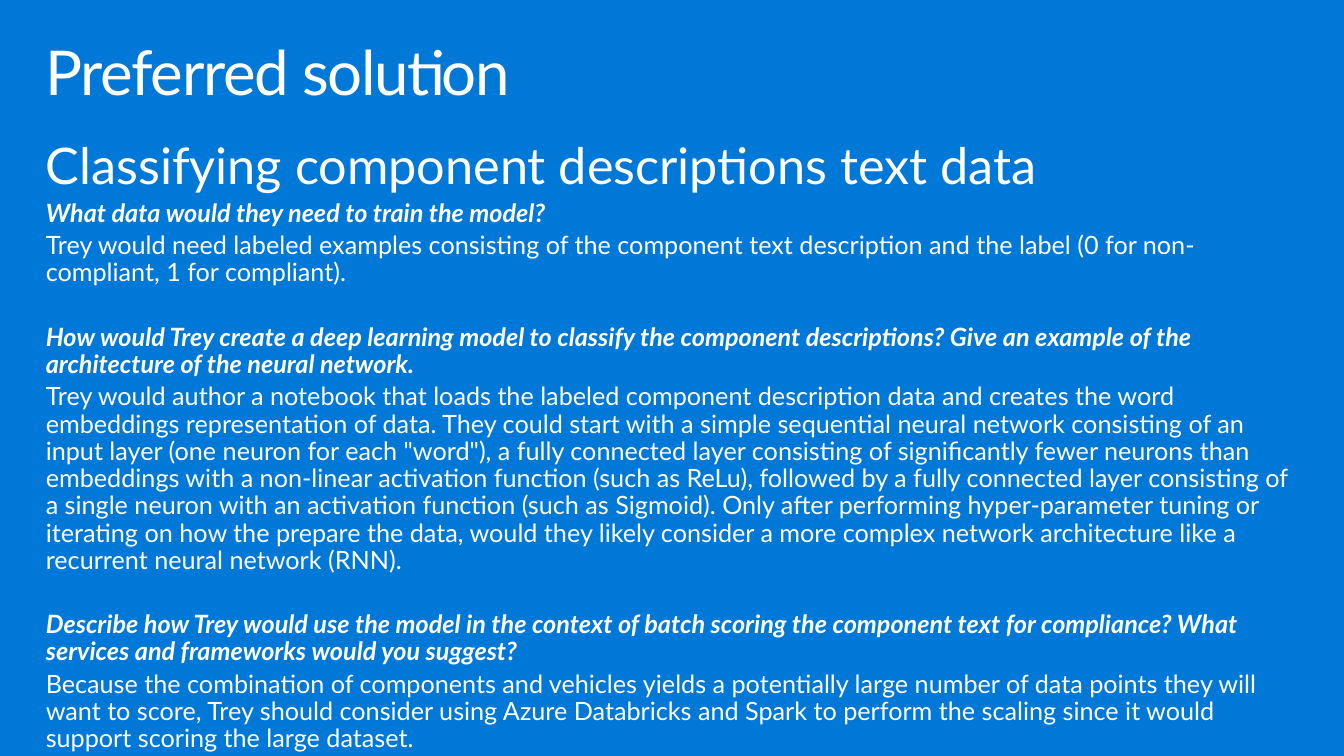
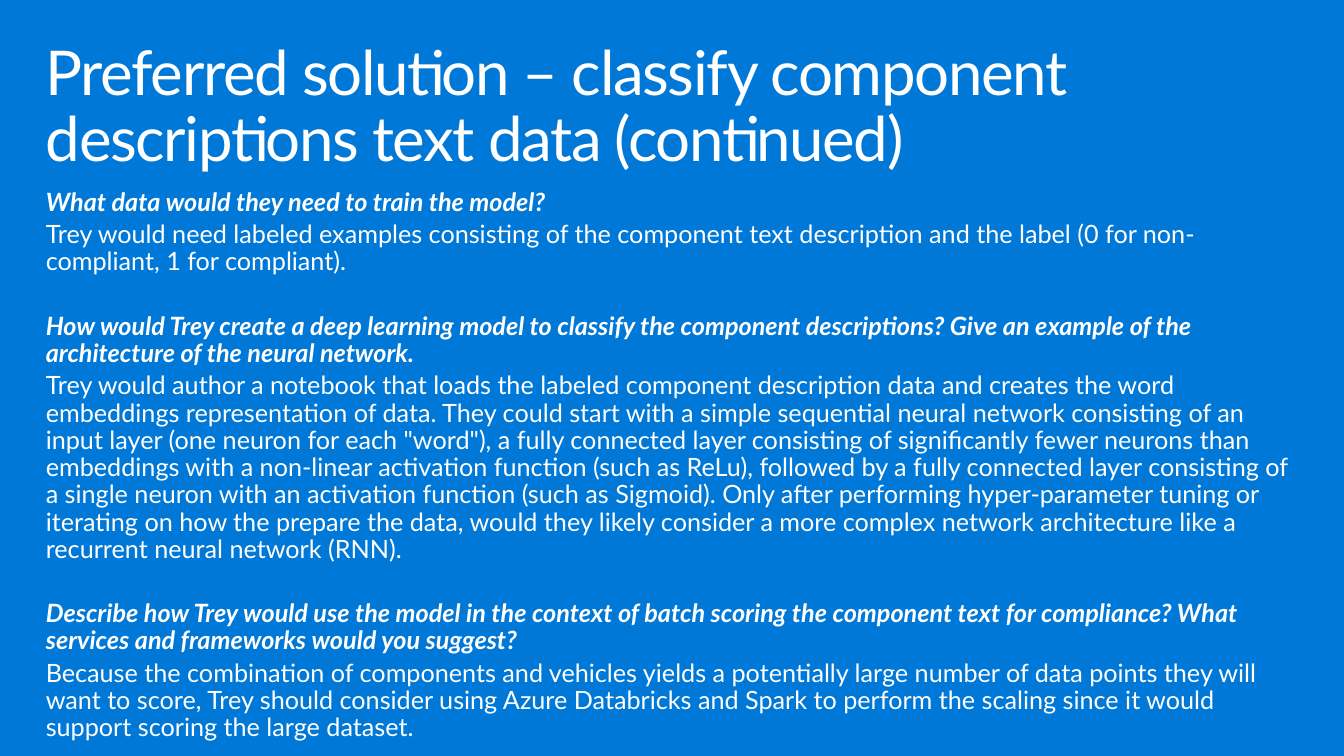
Before and after one commit to ocplatest/MCW-Machine-Learning, a slide deck: slide 18 of Whiteboard design session/WDS trainer presentation - Machine Learning.pptx. Drawn at 1344x756 pixels with LibreOffice and Linux fonts; fonts in the diff are those of the drawing. Boxes give left, top, right and bottom in pixels: in the first picture for what was removed or moved away, otherwise in the second. Text is boxed around its words. In the diff, an @@ line names an element or a change of style, - is before the commit and + after.

```diff
--- a/Whiteboard design session/WDS trainer presentation - Machine Learning.pptx
+++ b/Whiteboard design session/WDS trainer presentation - Machine Learning.pptx
@@ title at <box>46,49,1067,172</box>: text changed @@
-Preferred solution
+Preferred solution – classify component descriptions text data (continued)
@@ text at <box>46,147,1037,193</box>: paragraph removed @@
-Classifying component descriptions text data
@@ text "What data would they need ...": place and size @@
-text "What data would they need ..." at <box>46,147,1288,752</box>
+text "What data would they need ..." at <box>46,192,1288,741</box>
```
Also in this commit, not shown: 20 other slides changed, 3 other files.
